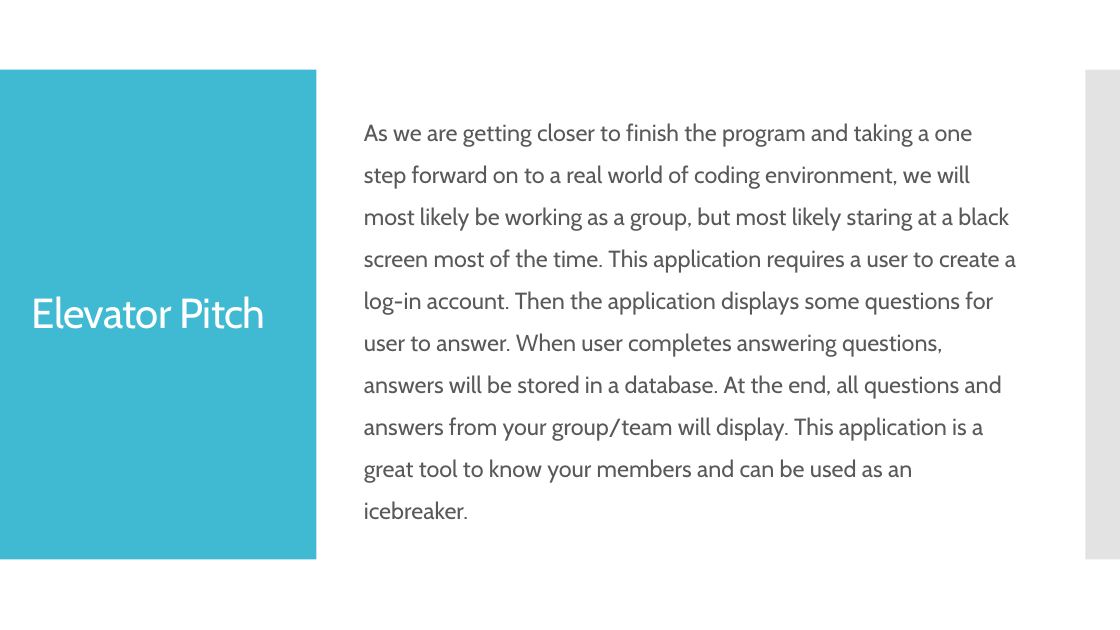
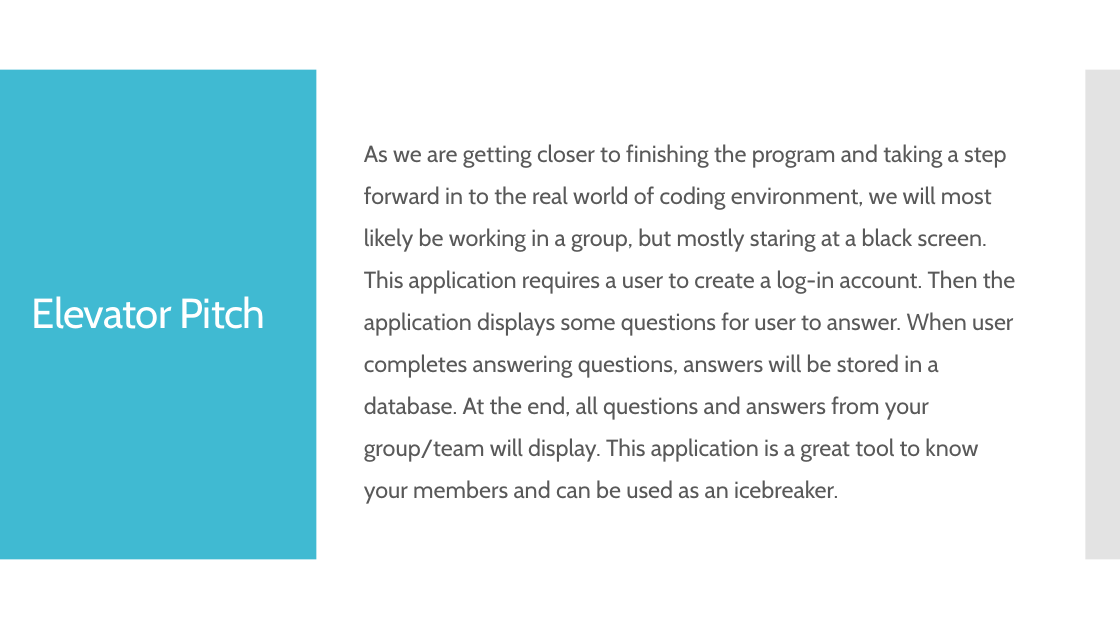
Before and after one commit to aguerra1508/Project2, a slide deck: slide 2 of whoDisHere.pptx. Drawn at 1120x630 pixels with LibreOffice and Linux fonts; fonts in the diff are those of the drawing. Boxes give left, top, right and bottom in pixels: in the first picture for what was removed or moved away, otherwise in the second. Text is boxed around its words. In the diff, an @@ line names an element or a change of style, - is before the commit and + after.

Commit message:
update on ppt

```diff
--- a/whoDisHere.pptx
+++ b/whoDisHere.pptx
@@ text at box(364, 144, 1015, 504): text changed @@
-As we are getting closer to finish the program and taking a one step forward on to a real world of coding environment, we will most likely be working as a group, but most likely staring at a black screen most of the time. This application requires a user to create a log-in account. Then the application displays some questions for user to answer. When user completes answering questions, answers will be stored in a database. At the end, all questions and answers from your group/team will display. This application is a great tool to know your members and can be used as an icebreaker.
+As we are getting closer to finishing the program and taking a step forward in to the real world of coding environment, we will most likely be working in a group, but mostly staring at a black screen. This application requires a user to create a log-in account. Then the application displays some questions for user to answer. When user completes answering questions, answers will be stored in a database. At the end, all questions and answers from your group/team will display. This application is a great tool to know your members and can be used as an icebreaker.
```
Also in this commit, not shown: 1 other file.
